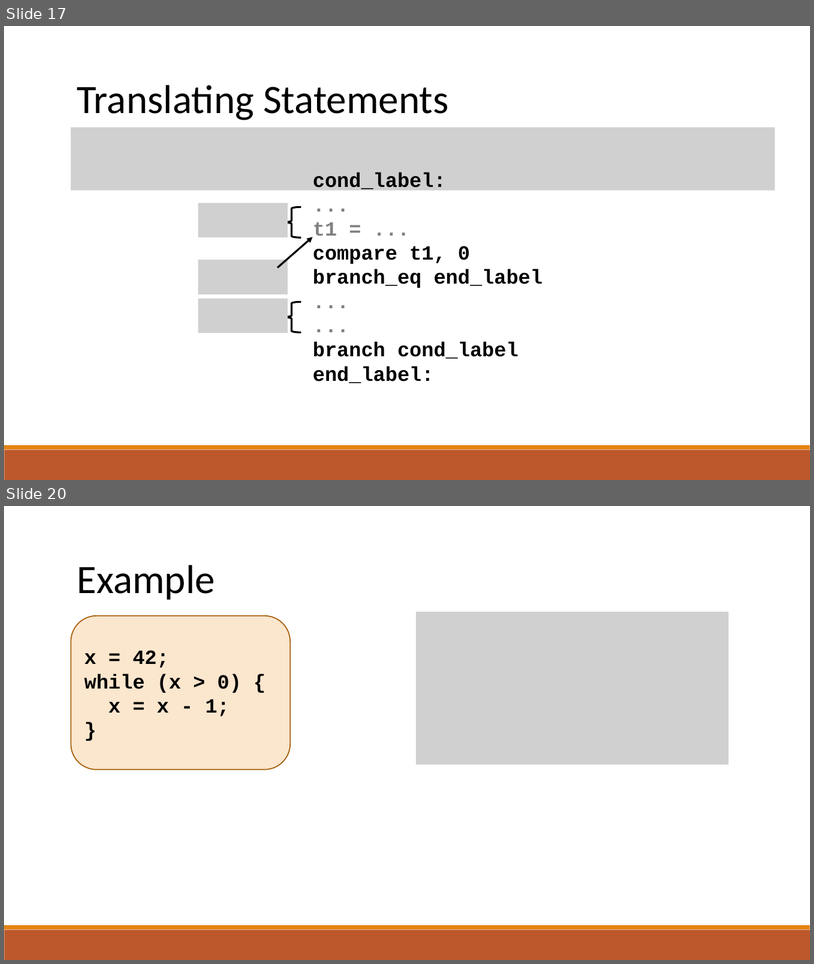
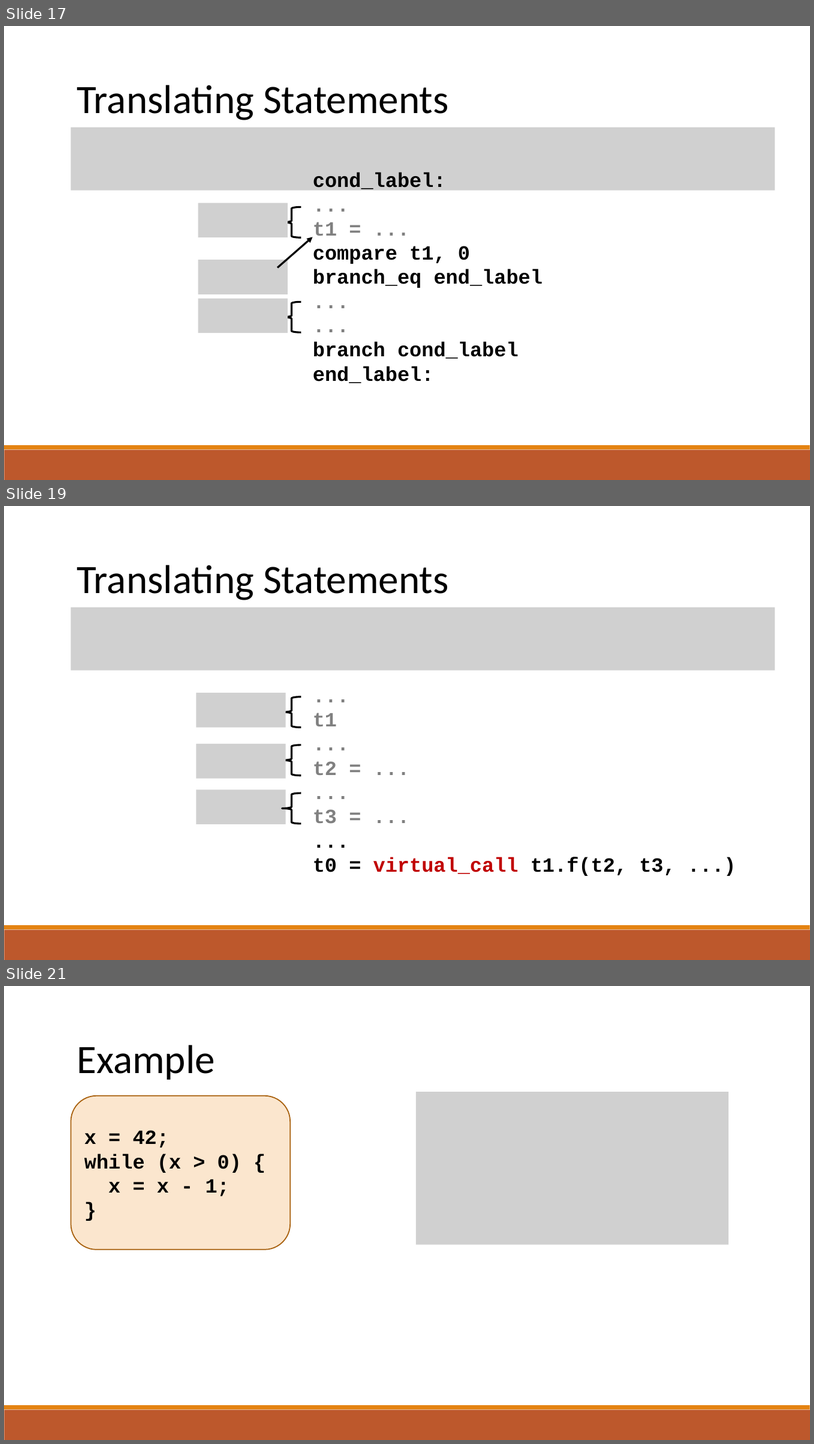
Before and after one commit to raghadzeidan/COMPILATION_TAU_FOR_STUDENTS, a slide deck: new_slides/IR.pptx. Shown one above the other, each under a label of ours: slides 17 and 20 before the commit, slides 17, 19 and 21 after it; the slides between them are not shown. The pictures are 814x964 and 814x1444 pixels, drawn with LibreOffice and Linux fonts; fonts in the diff are those of the drawing; grey boxes stand for pictures. Boxes give left, top, right and bottom in pixels: in the first picture for what was removed or moved away, otherwise in the second. Text is boxed around its words. In the diff, an @@ line names an element or a change of style, - is before the commit and + after.

```diff
--- a/new_slides/IR.pptx
+++ b/new_slides/IR.pptx
@@ slide 19 added at box(4, 506, 810, 960), background #FFFFFF; not listed: 2 template elements that a slide beside it also shows @@
@@ text added at box(77, 565, 449, 600), 48 pt, text #000000 @@
+Translating Statements
@@ picture added at box(71, 607, 776, 670) @@
@@ picture added at box(197, 693, 286, 727) @@
@@ left brace added at box(282, 697, 301, 727), outline #000000 2.25 pt @@
@@ text added at box(313, 712, 676, 876), 24 pt, text #808080, bold @@
+...
+t1
+...
+t2 = ...
+...
+t3 = ...
+...
+t0 = virtual_call t1.f(t2, t3, ...)
@@ picture added at box(197, 744, 286, 778) @@
@@ left brace added at box(282, 745, 301, 775), outline #000000 2.25 pt @@
@@ picture added at box(197, 790, 286, 824) @@
@@ left brace added at box(282, 793, 301, 823), outline #000000 2.25 pt @@
@@ what was slide 20 is now slide 21 @@
```
Also in this commit, not shown: 4 slides changed, 2 other slides added, 1 other file.
